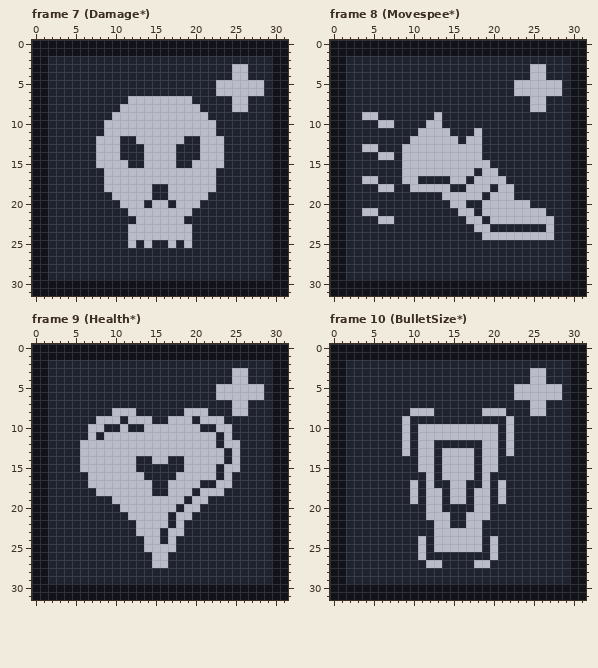
Pixel-art file, stored at Assets/Project/Game/Runtime/Art/Aseprite Files/32x32.aseprite. The picture above was drawn from the file before the commit.
32x32 pixels, 13 frames. Shown: frame 7 (Damage*), frame 8 (Movespee*), frame 9 (Health*), frame 10 (BulletSize*). The commit also changed other frames, which this record leaves out.
Once edited:
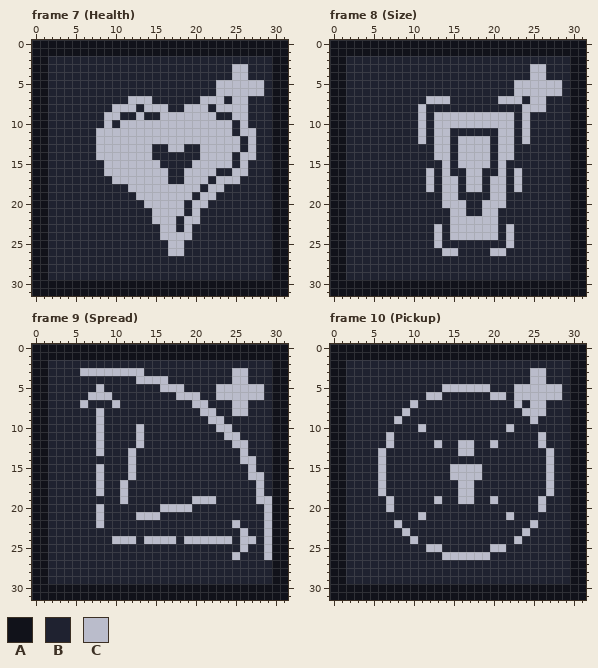
Palette (. is transparent): A #11121a  B #1f2230  C #babccb
Diff:
Changed rows in their new state; - is an unchanged pixel.
Frame 7 (Health), layer "Layer 2":
first column x 8:
 7 -------BBBBB-CCC----
 8 --C--B---BB--C-CC---
 9 -C-BB-BB------C--CC-
10 --B------------CC-C-
11 C--------------CC-CC
12 ---CC------CC---CC-C
13 ---CCC-BB-C-----CC-C
14 ---CCC-BBB------C-CC
15 B---CC--BB------C-C-
16 ---------BB------CC-
17 -B-------BB---BCCC--
18 -BBB---CC----B-C----
19 --BBB--CC---B-C-----
20 ---BBBC--C-B-C------
21 ----BBB----BC-------
22 -----BB---BCC-------
23 ----BBBB--B---------
24 ----BBBB------------
25 ----B-B---CB--------
26 ---------CC---------
Frame 8 (Size), layer "Layer 2":
first column x 4:
 7 --------CCC------CCC----
 8 -------C------------C---
 9 BB-----C--CCCCCCCCC-C---
10 --BB---CB-CCCCCCCCC-C---
11 --------B-----B--CC-C---
12 ------B-B--BC--C-CC-C---
13 BB---BBBB--B---C-CC-----
14 --BB-BBBB--B---C-CC-----
15 -----BBBBB-B-----C------
16 -----BBB-B-BB-CBBC-C----
17 BB---BB-C-C-BC-B---C----
18 --BB--BB-B-C---BC-BC----
19 ------------BBB---B-----
20 ----------C-------BBB---
21 BB---------C-B---BBBBBB-
22 --BB-------CC--C-BBBBBBB
23 ---------C-CCC--C-C----B
24 ---------C-CCCC--B-BBBBB
25 ---------C--------C-----
26 ----------CC----CC------
Frame 9 (Spread), layer "Layer 2":
first column x 6:
 3 CCCCCCCC----------------
 4 -------CCCC-------------
 5 --C-------CCC-----------
 6 -CCC--------CCC---------
 7 C---C---------CC--------
 8 --C-BBB------BB-C-------
 9 ---BB-BBB--BBB-B--------
10 -B---B-CBBBBBBB---------
11 -BCBBBB-BBBBBBBBB--C----
12 BB-BBBB-BBBBBBBBB-B-C---
13 BB-BBB-BBBBBBBBBBB-BC---
14 BBBBBB---BB--BBBBB-BCC--
15 BB-BBB-------BBBB-BB-C--
16 -B-BBB-B----BBBBB-B--CC-
17 -B-BB-BBB--BBBB--BB---C-
18 ---BB-BBB--BBB-BBB----C-
19 ----B-BBBBBBB---C-----CC
20 --C--BBBBB--C-B--------C
21 --C---B---B-BB---------C
22 --C----BBBB-B------C---C
23 -------BBB-BB-------C--C
24 ----CCC---C--CCCCCC-CC-C
25 --------BBBB--------C--C
26 ---------BB--------C---C
27 ---------BB-------------
Frame 10 (Pickup), layer "Layer 2":
first column x 6:
 5 --------CCCCCC--------
 6 ------CC------CC------
 7 ----C------------C----
 8 ---CBBB------BBB--C---
 9 --CB------------B--C--
10 ---B--BBBBBBBBB-------
11 -C-B-BBBBBBBBBB-B---C-
12 -C-B-BBC--CC-B--B---C-
13 C--B-BB-BB---BB-B----C
14 C----BB-BBBB-BB------C
15 C----BB-B---CBB------C
16 C-----B-B---CB-------C
17 C---B-B--B-C-B-B-----C
18 C---B-BB-B-CBB-B-----C
19 -C--B-B--B-CBBCB----C-
20 -C----BB----BB------C-
21 -----CBBB--BBB--C-----
22 --C----BB--BB------C--
23 ---C---BBBBBB-----C---
24 ----CB-BBBBBB-B--C----
25 -----BC-BBBBB--C------
26 -----B--CCCCCCB-------
27 ------BB----BB--------
Boxes around the changes in both pictures, in picture pixels (x1, y1, x2, y2):
changed: (96, 96, 256, 256)
changed: (362, 96, 554, 256)
changed: (80, 368, 272, 568)
changed: (378, 384, 554, 568)
